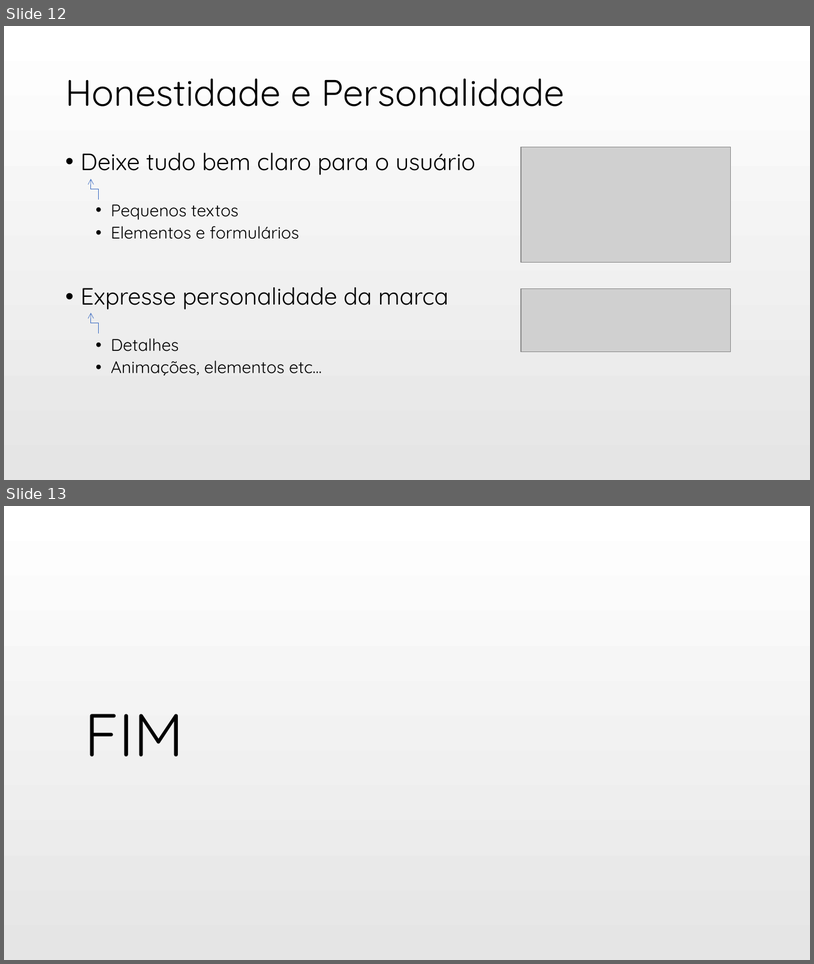
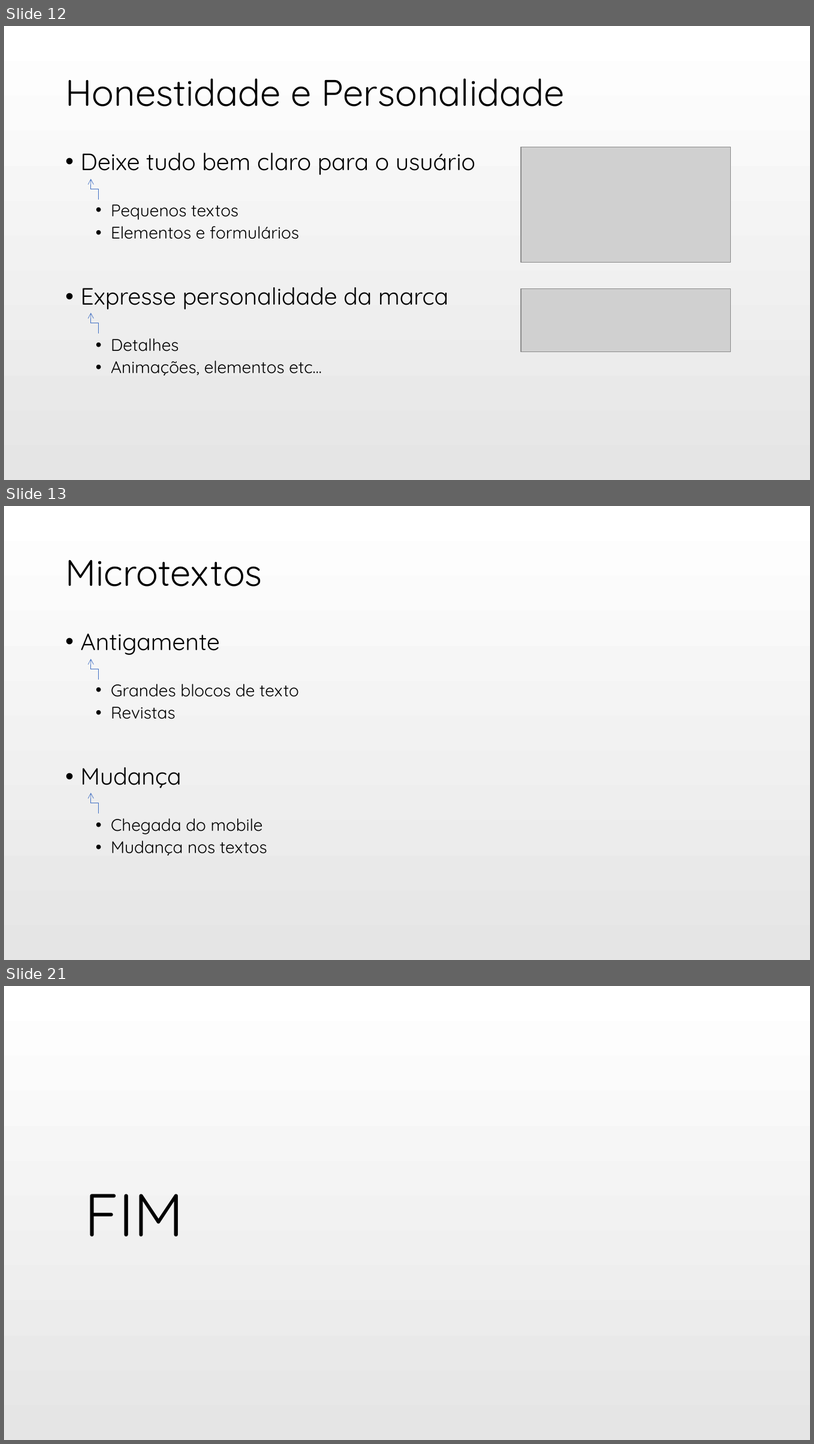
Before and after one commit to q-box/q-box.github.io, a slide deck: ux/Slide UX Design 02.pptx. Shown one above the other, each under a label of ours: slides 12 and 13 before the commit, slides 12, 13 and 21 after it; the slides between them are not shown. The pictures are 814x964 and 814x1444 pixels, drawn with LibreOffice and Linux fonts; fonts in the diff are those of the drawing; grey boxes stand for pictures. Boxes give left, top, right and bottom in pixels: in the first picture for what was removed or moved away, otherwise in the second. Text is boxed around its words. In the diff, an @@ line names an element or a change of style, - is before the commit and + after.

```diff
--- a/ux/Slide UX Design 02.pptx
+++ b/ux/Slide UX Design 02.pptx
@@ slide 13 added at [4, 506, 810, 960], background gradient #FFFFFF to #E5E5E5 @@
@@ title added at [65, 560, 262, 586], 44 pt, text #000000 @@
+Microtextos
@@ text added at [81, 633, 299, 855], 20 pt, text #000000 @@
+• Antigamente
+  • Grandes blocos de texto
+  • Revistas
+• Mudança
+  • Chegada do mobile
+  • Mudança nos textos
@@ elbow arrow added from (98, 679) to (91, 658), #4472C4 0.5 pt @@
@@ elbow arrow added from (98, 813) to (91, 793), #4472C4 0.5 pt @@
@@ what was slide 13 is now slide 21 @@
```
Also in this commit, not shown: 1 slide changed, 7 other slides added.
